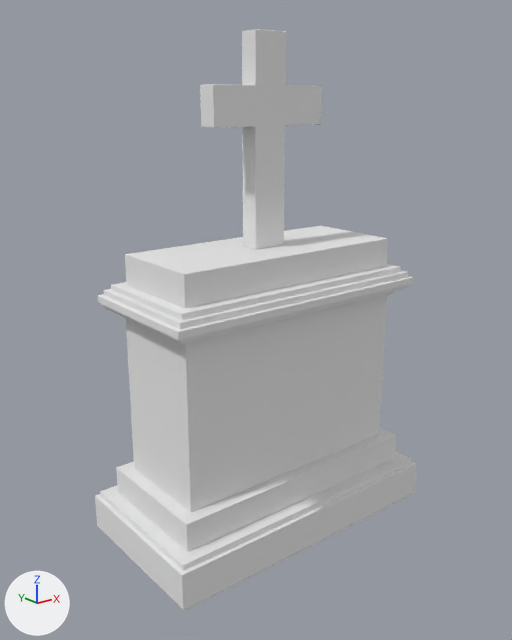
What one commit did to the OBJ model WorkingDir/Media/MapModels/GraveStones/henke.obj.
Camera for both pictures: a 50 mm camera at (-32.6, -39.9, 32.8) aimed at (-0.8, -0.1, 16.9). The lights are fixed; the arrows at lower left show +X, +Y and +Z. Where no turn or scale is listed for an object, it has been applied to the vertices.

Names of what the first picture shows: 'henke'.
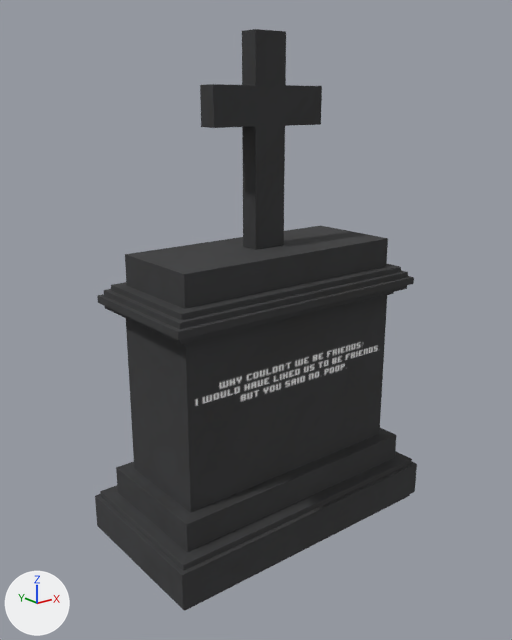
Boxes [x1, y1, x2, y2] around the edits, measured in the pictures (512 x 640 px):
'henke', surface changed (grey to black): [95, 29, 417, 611] in both

What changed in the scene script:
```text
Add img_henke_png:
    img_henke_png = load_image('henke.png', 'henke.png', 1024, 1024, 'sRGB')
Change mat_lambert14sg:
    remove mat_lambert14sg.base_color = (0.8, 0.8, 0.8)  # white #e7e7e7
    add mat_lambert14sg.texture = img_henke_png
```
